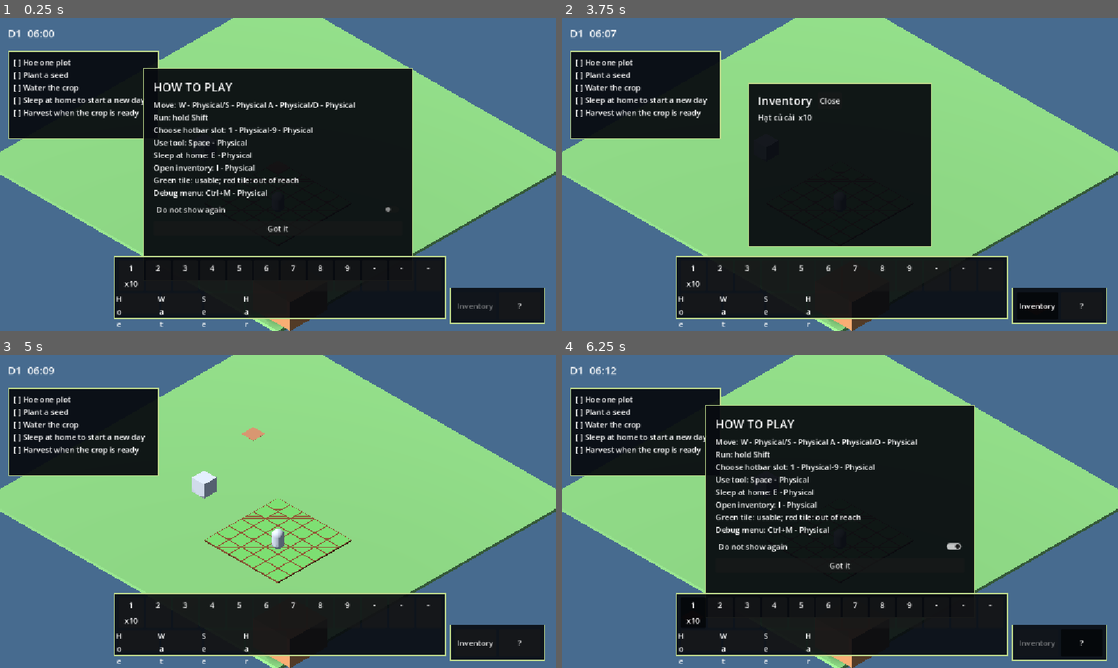
Above: before the commit, frames 1-4 (two rows, left to right).
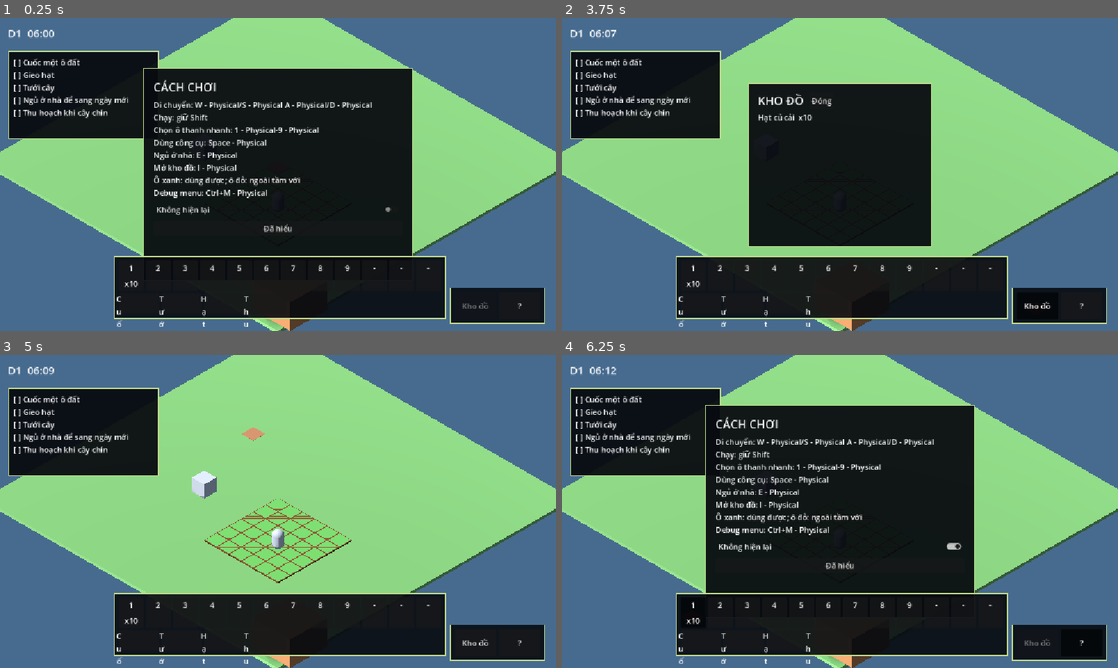
Above: after the commit, the same moments.

Repository: hoangarts1/nongtrai
Game: Godot game, scene res://scenes/main/main.tscn
The game is run twice, just before and just after one commit, with the same random seed, the same clock (stepped at 60 frames per second) and the same inputs.
Inputs (mouse positions are in pixels of both pictures, inside the frame that each line leads up to):
- Up to frame 1 (0.25 s): no input
- Up to frame 2 (3.75 s): click "Do not show again" (after the commit: "Không hiện lại") at 0.5 s; click "Do not show again" (after the commit: "Không hiện lại") at 1.25 s; click "Do not show again" (after the commit: "Không hiện lại") at 2 s; click "Got it" (after the commit: "Đã hiểu") at 2.75 s; click "Inventory" (after the commit: "Kho đồ") at 3.5 s
- Up to frame 3 (5 s): click (261, 436) at 4.25 s, where only the run after the commit has a clickable "Đóng"
- Up to frame 4 (6.25 s): click "?" at 5 s; click (695, 611) at 5.75 s

The runs differ from the first frame. In frame 1, 3.7% of the frame differs, in the area x 4-89%, y 12-99%; in frame 2, 1.4%; in frame 3, 1.1%; in frame 4, 3.7%.

Commit message:
fix: default UI language to Vietnamese
Co-authored-by: Copilot <223556219+Copilot@users.noreply.github.com>

Diff:
--- a/data/crops/turnip.tres
+++ b/data/crops/turnip.tres
@@ -5,6 +5,7 @@
 [resource]
 script = ExtResource("1_crop")
 crop_id = &"turnip"
+display_name_key = &"CROP_TURNIP"
 seed_item = &"turnip_seed"
 product_item = &"turnip"
 yield_qty = 1
--- a/data/items/turnip.tres
+++ b/data/items/turnip.tres
@@ -5,5 +5,5 @@
 [resource]
 script = ExtResource("1_item")
 item_id = &"turnip"
-display_name = "Củ cải"
+display_name_key = &"ITEM_TURNIP"
 max_stack = 20
--- a/data/items/turnip_seed.tres
+++ b/data/items/turnip_seed.tres
@@ -5,5 +5,5 @@
 [resource]
 script = ExtResource("1_item")
 item_id = &"turnip_seed"
-display_name = "Hạt củ cải"
+display_name_key = &"ITEM_TURNIP_SEED"
 max_stack = 99
--- a/localization/strings_en.csv
+++ b/localization/strings_en.csv
@@ -1,4 +1,7 @@
 key,value
+ITEM_TURNIP_SEED,Turnip seeds
+ITEM_TURNIP,Turnip
+CROP_TURNIP,Turnip
 UI_INVENTORY_TITLE,Inventory
 UI_INVENTORY_EMPTY,Empty
 UI_CLOSE,Close
--- a/localization/strings_vi.csv
+++ b/localization/strings_vi.csv
@@ -1,11 +1,14 @@
 key,value
+ITEM_TURNIP_SEED,Hạt củ cải
+ITEM_TURNIP,Củ cải
+CROP_TURNIP,Củ cải
 UI_INVENTORY_TITLE,KHO ĐỒ
 UI_INVENTORY_EMPTY,Trống
 UI_CLOSE,Đóng
 UI_HELP_TITLE,CÁCH CHƠI
 UI_HELP_MOVE,Di chuyển: %s
 UI_HELP_SPRINT,Chạy: giữ %s
-UI_HELP_HOTBAR,Chọn ô hotbar: %s
+UI_HELP_HOTBAR,Chọn ô thanh nhanh: %s
 UI_HELP_TOOL,Dùng công cụ: %s
 UI_HELP_SLEEP,Ngủ ở nhà: %s
 UI_HELP_INVENTORY,Mở kho đồ: %s
@@ -21,9 +24,9 @@
 UI_QUEST_SLEEP,Ngủ ở nhà để sang ngày mới
 UI_QUEST_HARVEST,Thu hoạch khi cây chín
 UI_HOTBAR_EMPTY,Ô trống
-UI_DEBUG_TITLE,DEBUG MENU  (Ctrl+M)
+UI_DEBUG_TITLE,MENU GỠ LỖI  (Ctrl+M)
 UI_DEBUG_TIME_DAY,Ngày
-UI_DEBUG_TIME_PLAYER,Player
+UI_DEBUG_TIME_PLAYER,Người chơi
 UI_DEBUG_TIME_FPS,FPS
 UI_DEBUG_TIME_SPEED,Tốc độ
 UI_DEBUG_SET_0600,06:00
@@ -44,7 +47,7 @@
 UI_SLEEP_PENDING,Đang ngủ...
 UI_TOOL_HOE,Cuốc
 UI_TOOL_WATER,Tưới
-UI_TOOL_SEED,Hạt
+UI_TOOL_SEED,Hạt giống
 UI_TOOL_HARVEST,Thu hoạch
 UI_DEBUG_HOE_ALL,Cuốc hết đất
 UI_DEBUG_WATER_ALL,Tưới hết đất
--- a/scripts/core/data_validator.gd
+++ b/scripts/core/data_validator.gd
@@ -69,6 +69,29 @@
 			errors.append("missing translation key: %s" % key)
 	return errors
 
+static func validate_vietnamese_values(english_path: String, vietnamese_path: String) -> PackedStringArray:
+	var errors: PackedStringArray = PackedStringArray()
+	var english: Dictionary = _read_translation_values(english_path)
+	var vietnamese: Dictionary = _read_translation_values(vietnamese_path)
+	for key: String in english:
+		if not vietnamese.has(key) or String(vietnamese[key]).strip_edges().is_empty():
+			errors.append("missing Vietnamese translation: %s" % key)
+	return errors
+
+static func _read_translation_values(path: String) -> Dictionary:
+	var values: Dictionary = {}
+	if not FileAccess.file_exists(path):
+		return values
+	var file: FileAccess = FileAccess.open(path, FileAccess.READ)
+	if file == null:
+		return values
+	file.get_line()
+	while not file.eof_reached():
+		var fields: PackedStringArray = _parse_csv_line(file.get_line())
+		if fields.size() >= 2 and not fields[0].strip_edges().is_empty():
+			values[fields[0].strip_edges()] = fields[1].strip_edges()
+	return values
+
 static func _parse_csv_line(line: String) -> PackedStringArray:
 	var parts: PackedStringArray = []
 	var current: String = ""
--- a/scripts/core/localization.gd
+++ b/scripts/core/localization.gd
@@ -10,8 +10,10 @@
 
 func _ready() -> void:
 	_load_translations()
-	if TranslationServer.get_locale().is_empty():
-		TranslationServer.set_locale("vi")
+	apply_default_locale()
+
+func apply_default_locale() -> void:
+	TranslationServer.set_locale("vi")
 
 func load_translations() -> bool:
 	if _loaded:
@@ -27,8 +29,6 @@
 			all_loaded = false
 			continue
 		TranslationServer.add_translation(translation)
-	if TranslationServer.get_locale().is_empty():
-		TranslationServer.set_locale("vi")
 	return all_loaded
 
 func _read_translation(locale: String) -> Translation:
--- a/scripts/data/crop_data.gd
+++ b/scripts/data/crop_data.gd
@@ -3,6 +3,7 @@
 extends Resource
 
 @export var crop_id: StringName = &""
+@export var display_name_key: StringName = &""
 @export var seed_item: StringName = &""
 @export var product_item: StringName = &""
 @export var yield_qty: int = 1
--- a/scripts/data/item_data.gd
+++ b/scripts/data/item_data.gd
@@ -3,5 +3,5 @@
 extends Resource
 
 @export var item_id: StringName
-@export var display_name: String = ""
+@export var display_name_key: StringName = &""
 @export_range(1, 999) var max_stack: int = 99
--- a/scripts/view/hotbar_panel.gd
+++ b/scripts/view/hotbar_panel.gd
@@ -113,7 +113,7 @@
 		quantity_label.mouse_filter = Control.MOUSE_FILTER_IGNORE
 		if index < slots.size():
 			var item_data: Resource = DataRegistry.get_item(slots[index]["item_id"])
-			name_label.text = String(item_data.get("display_name"))
+			name_label.text = tr(String(item_data.get("display_name_key")))
 			quantity_label.text = "x%d" % slots[index]["quantity"]
 			button.tooltip_text = name_label.text
 		else:
--- a/scripts/view/inventory_panel.gd
+++ b/scripts/view/inventory_panel.gd
@@ -75,5 +75,5 @@
 	for slot: Dictionary in _inventory.get_slots():
 		var item_data: Resource = DataRegistry.get_item(slot["item_id"])
 		var row: Label = Label.new()
-		row.text = "%s  x%d" % [item_data.get("display_name"), slot["quantity"]]
+		row.text = "%s  x%d" % [tr(String(item_data.get("display_name_key"))), slot["quantity"]]
 		_list.add_child(row)
--- /dev/null
+++ b/tests/unit/test_localization.gd
@@ -0,0 +1,24 @@
+extends GutTest
+
+const VALIDATOR_SCRIPT: Script = preload("res://scripts/core/data_validator.gd")
+
+func test_default_locale_is_vietnamese() -> void:
+	TranslationServer.set_locale("en")
+	Localization.apply_default_locale()
+	assert_eq(TranslationServer.get_locale(), "vi")
+	assert_eq(tr("UI_INVENTORY_TITLE"), "KHO ĐỒ")
+
+func test_every_english_key_has_non_empty_vietnamese_value() -> void:
+	var errors: PackedStringArray = VALIDATOR_SCRIPT.validate_vietnamese_values(
+		"res://localization/strings_en.csv",
+		"res://localization/strings_vi.csv"
+	)
+	assert_true(errors.is_empty(), str(errors))
+
+func test_data_names_are_translation_keys_and_render_in_vietnamese() -> void:
+	var seed_data: Resource = DataRegistry.get_item(&"turnip_seed")
+	var crop_data: Resource = DataRegistry.get_crop(&"turnip")
+	assert_eq(String(seed_data.get("display_name_key")), "ITEM_TURNIP_SEED")
+	assert_eq(tr(String(seed_data.get("display_name_key"))), "Hạt củ cải")
+	assert_eq(String(crop_data.get("display_name_key")), "CROP_TURNIP")
+	assert_eq(tr(String(crop_data.get("display_name_key"))), "Củ cải")
--- a/tools/validate_data.gd
+++ b/tools/validate_data.gd
@@ -31,6 +31,9 @@
 	"UI_DEBUG_RESET_FARM",
 	"UI_DEBUG_ADD_SEEDS",
 	"UI_DEBUG_CLEAR_INVENTORY"
+	,"ITEM_TURNIP_SEED"
+	,"ITEM_TURNIP"
+	,"CROP_TURNIP"
 ]
 
 func _init() -> void:
@@ -54,6 +57,11 @@
 		"res://localization/strings_en.csv"
 	]
 	errors = VALIDATOR_SCRIPT.validate_translation_keys(locale_paths, REQUIRED_KEYS)
+	if errors.size() == 0:
+		errors = VALIDATOR_SCRIPT.validate_vietnamese_values(
+			"res://localization/strings_en.csv",
+			"res://localization/strings_vi.csv"
+		)
 	if errors.size() > 0:
 		for error_message: String in errors:
 			push_error(error_message)
Not shown, changed: docs/API_INDEX.md
Not shown, changed: docs/PROGRESS.md
